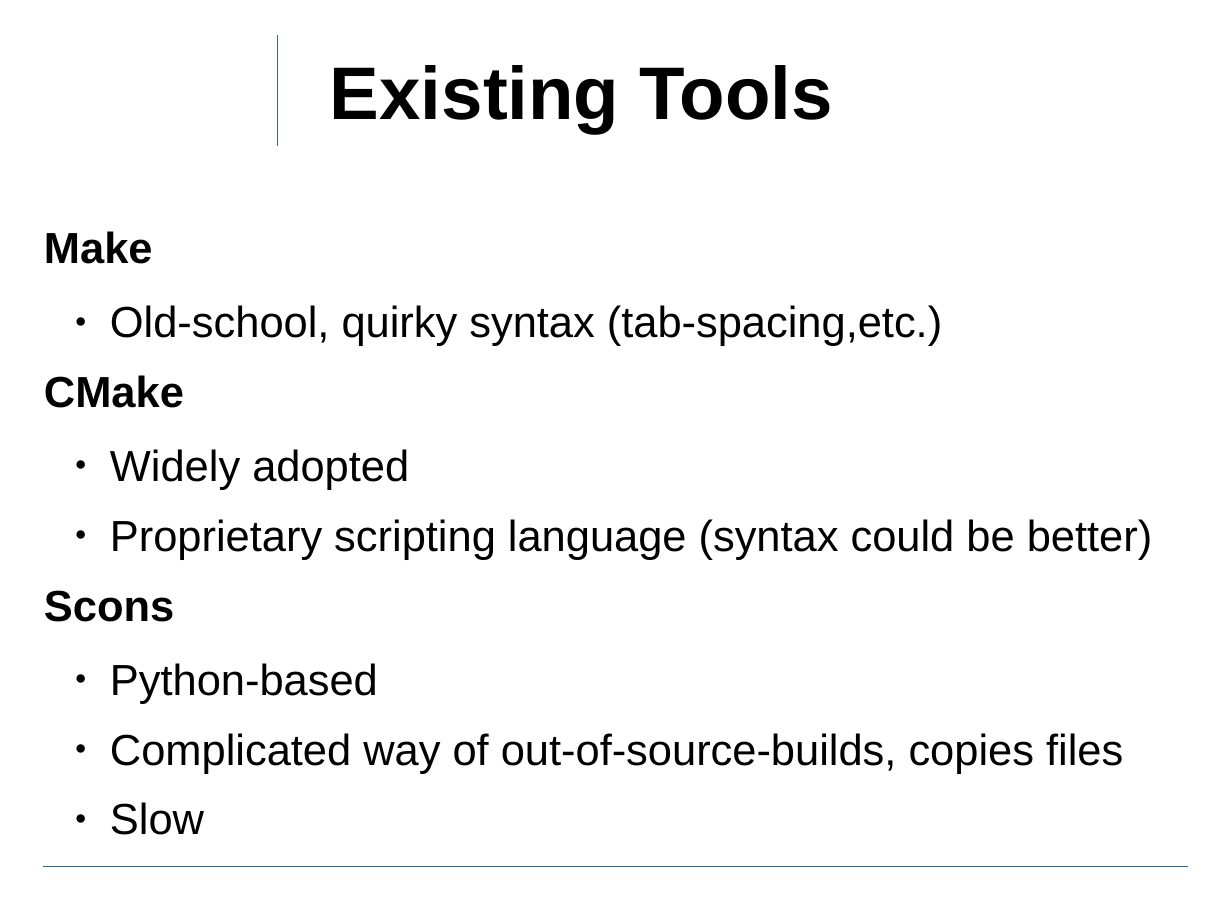
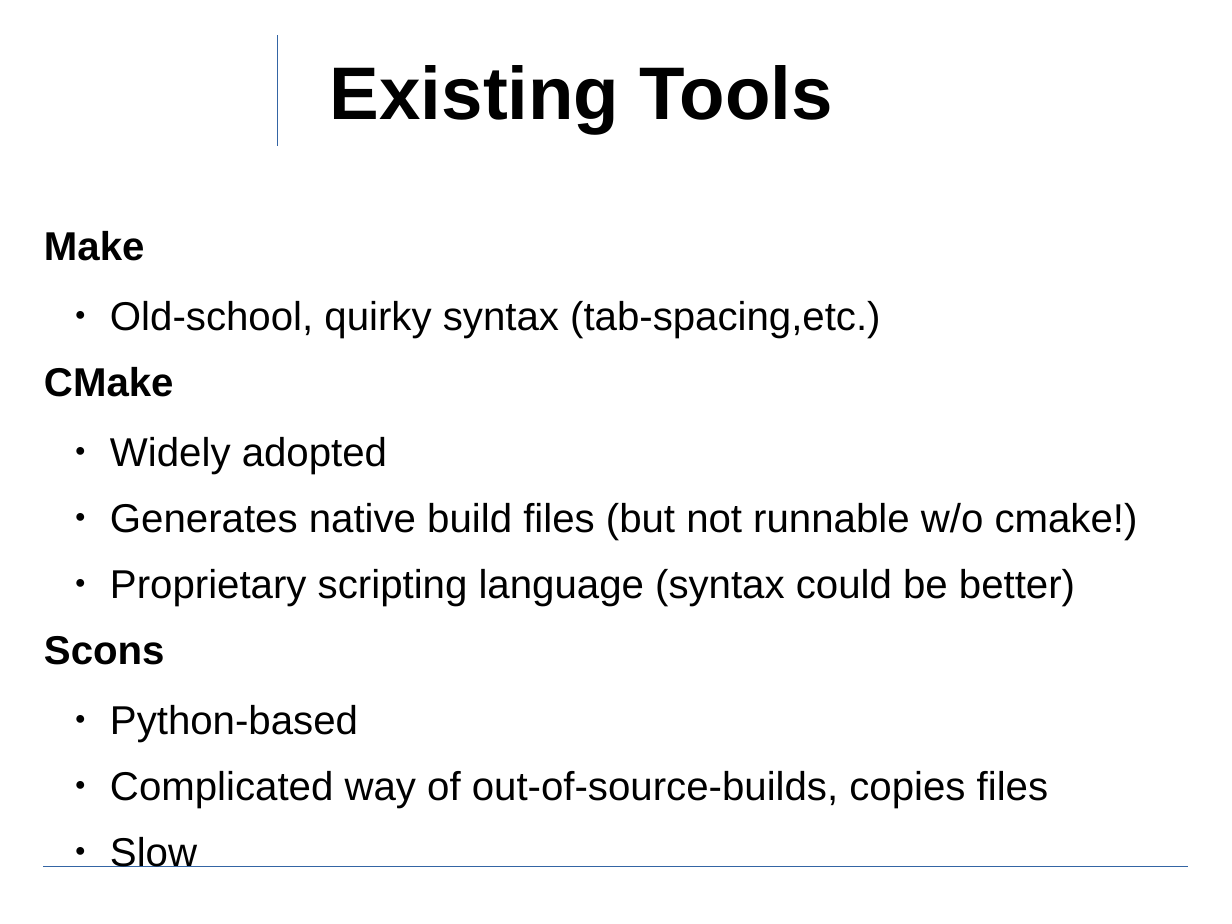
Before and after one commit to ewuenf/Makr, a slide deck: slide 3 of doc/concepts/Makr_Concepts.01.odp. Drawn at 1232x924 pixels with LibreOffice and Linux fonts; fonts in the diff are those of the drawing; background and template pictures are left out. Boxes give left, top, right and bottom in pixels: in the first picture for what was removed or moved away, otherwise in the second. Text is boxed around its words. In the diff, an @@ line names an element or a change of style, - is before the commit and + after.

```diff
--- a/doc/concepts/Makr_Concepts.01.odp
+++ b/doc/concepts/Makr_Concepts.01.odp
@@ text at [44, 231, 1075, 808]: size 28 to 25.9 pt in "Make", "Old-school, quirky syntax (tab-spacing,etc.)", "CMake", "Widely adopted" and 5 more places @@
@@ text at [110, 503, 1138, 540]: paragraph added @@
+  ● Generates native build files (but not runnable w/o cmake!)
```
Also in this commit, not shown: 7 other slides changed, 14 slides added.
